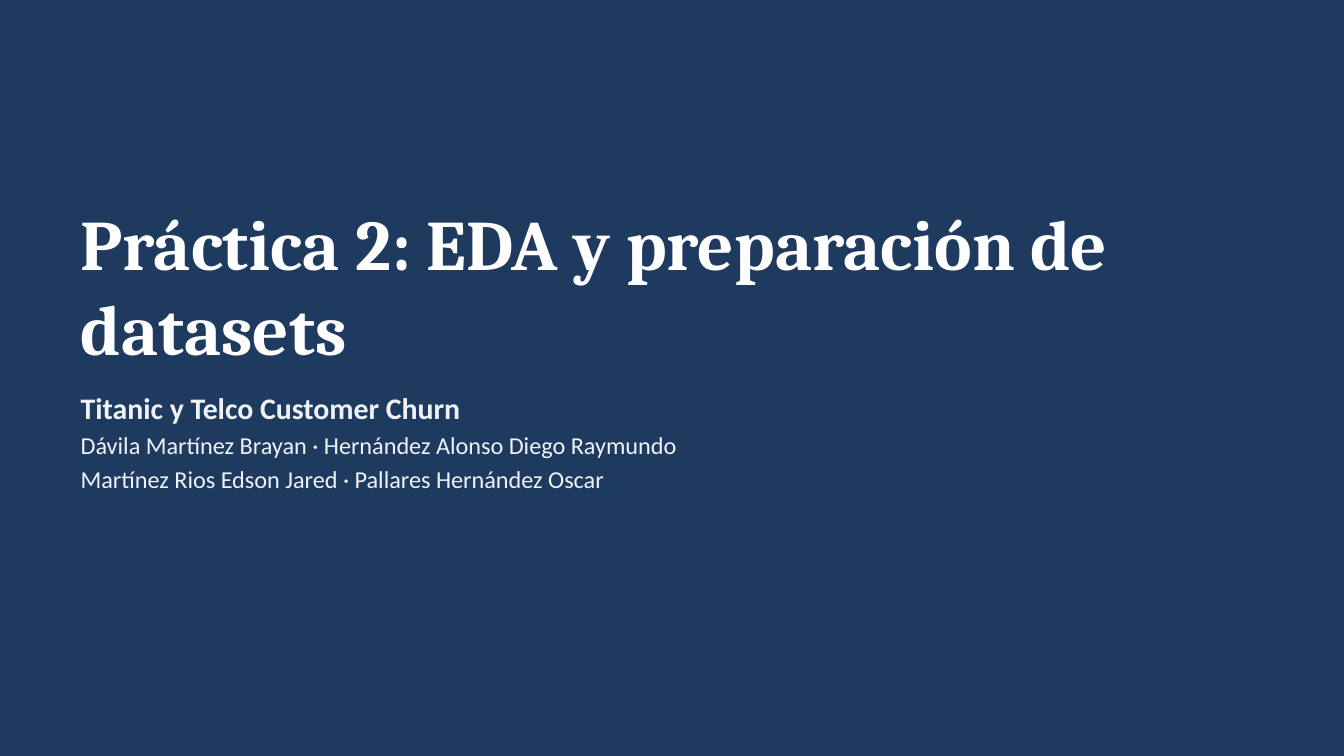
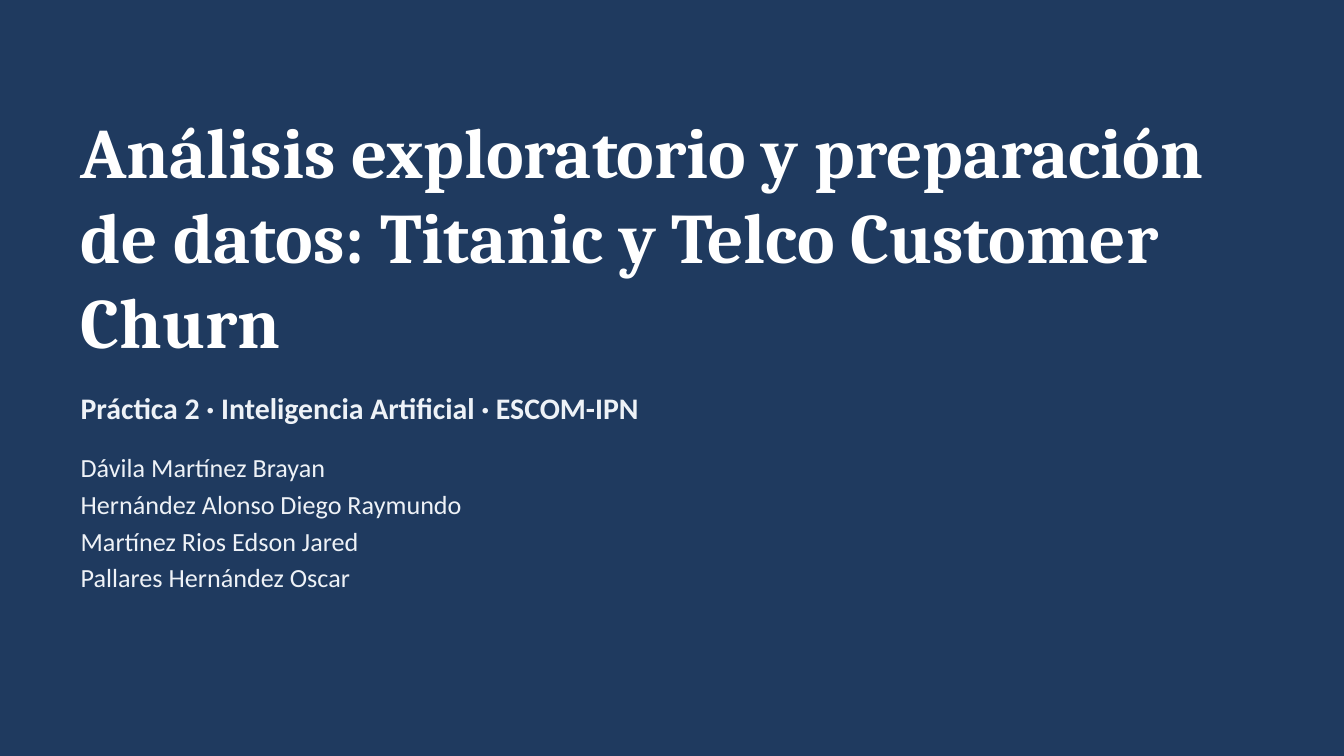
Before and after one commit to davilabrayan688-gif/Practica2-EDA, a slide deck: slide 1 of Presentacion_Practica2.pptx. Drawn at 1344x756 pixels with LibreOffice and Linux fonts; fonts in the diff are those of the drawing. Boxes give left, top, right and bottom in pixels: in the first picture for what was removed or moved away, otherwise in the second. Text is boxed around its words. In the diff, an @@ line names an element or a change of style, - is before the commit and + after.

```diff
--- a/Presentacion_Practica2.pptx
+++ b/Presentacion_Practica2.pptx
@@ title at (81,127,1203,349): text changed @@
-Práctica 2: EDA y preparación de datasets
+Análisis exploratorio y preparación de datos: Titanic y Telco Customer Churn
@@ text at (81,398,639,587): text changed; size 13 to 14 pt @@
-Titanic y Telco Customer Churn
-Dávila Martínez Brayan · Hernández Alonso Diego Raymundo
-Martínez Rios Edson Jared · Pallares Hernández Oscar
+Práctica 2 · Inteligencia Artificial · ESCOM-IPN
+Dávila Martínez Brayan
+Hernández Alonso Diego Raymundo
+Martínez Rios Edson Jared
+Pallares Hernández Oscar
```
Also in this commit, not shown: 5 other slides changed, 8 slides added, 1 slide removed, 4 other files.
